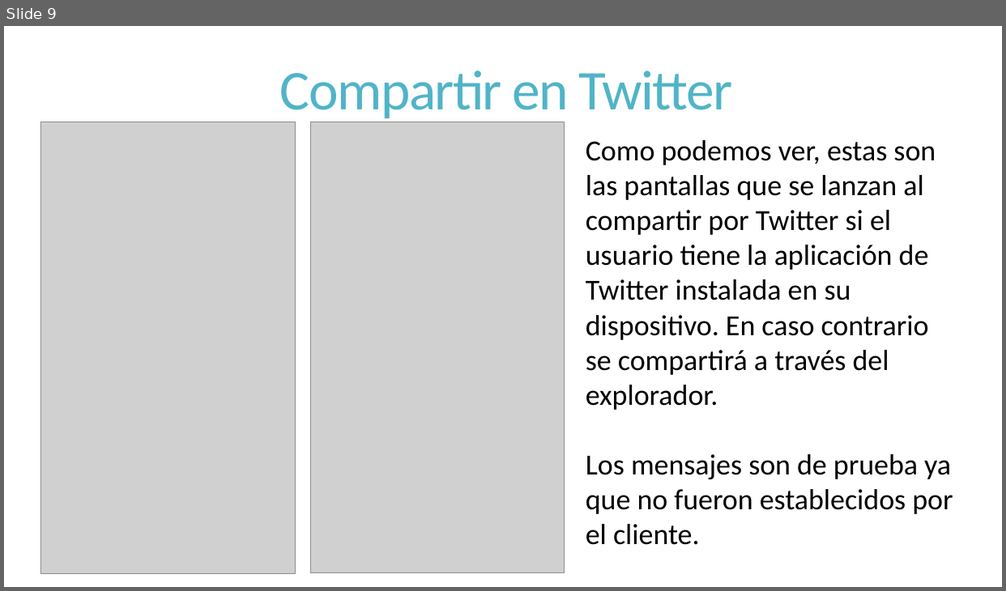
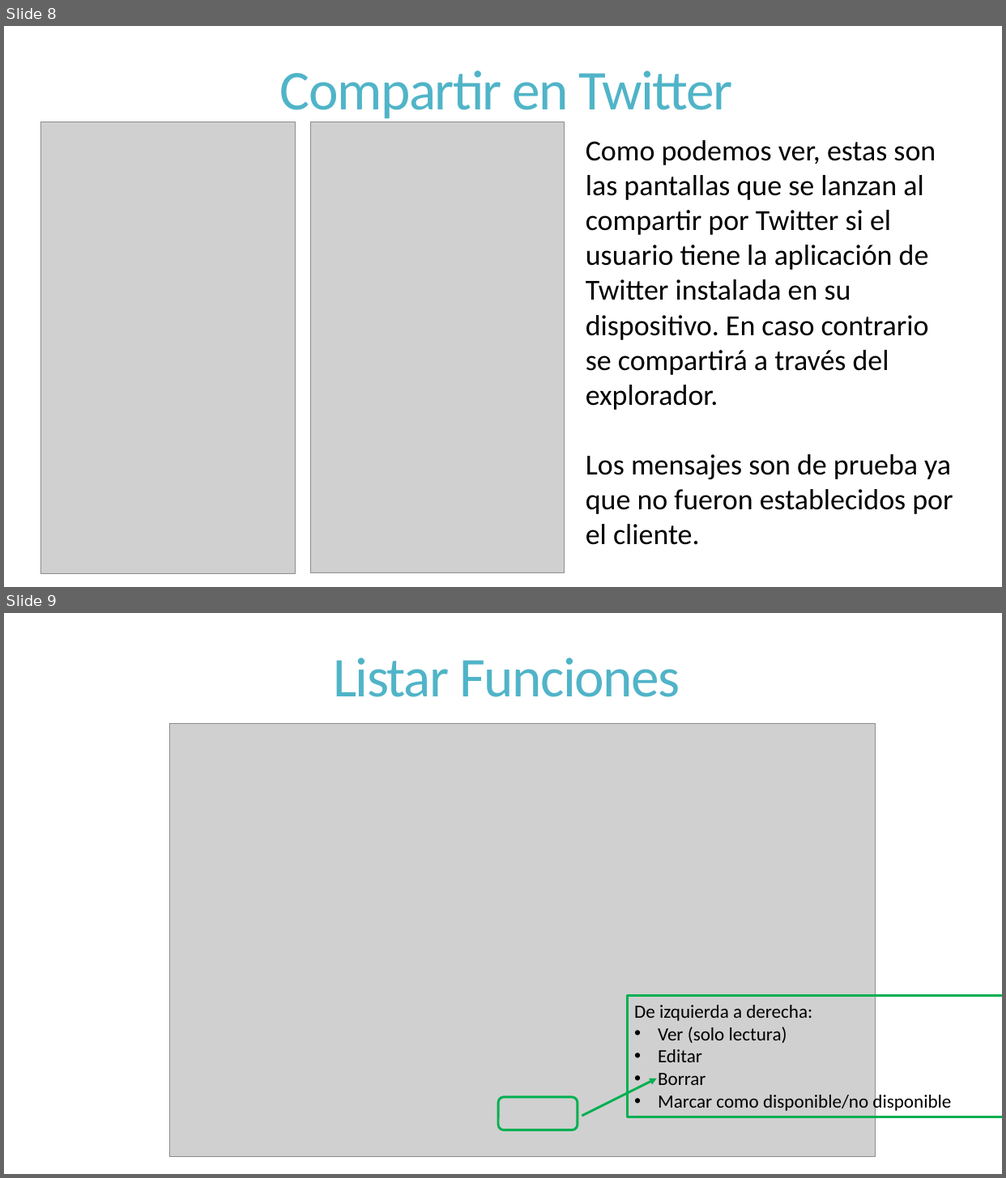
Before and after one commit to dschenkelman/a-malazan-wolvering, a slide deck: docs/Reuniones/Sprint 3/Informe de Avance/2013-10-14-InformedeAvance.pptx. Shown one above the other, each under a label of ours: slide 9 before the commit, slides 8 and 9 after it. The pictures are 1006x591 and 1006x1178 pixels, drawn with LibreOffice and Linux fonts; fonts in the diff are those of the drawing; grey boxes stand for pictures. Boxes give left, top, right and bottom in pixels: in the first picture for what was removed or moved away, otherwise in the second. Text is boxed around its words. In the diff, an @@ line names an element or a change of style, - is before the commit and + after.

```diff
--- a/docs/Reuniones/Sprint 3/Informe de Avance/2013-10-14-InformedeAvance.pptx
+++ b/docs/Reuniones/Sprint 3/Informe de Avance/2013-10-14-InformedeAvance.pptx
@@ slide 9 added at bbox=[4, 613, 1002, 1174], background #FFFFFF @@
@@ title added at bbox=[333, 658, 680, 697], 54 pt, text #50B4C8 @@
+Listar Funciones
@@ picture added at bbox=[169, 724, 875, 1157] @@
@@ rectangle added at bbox=[627, 996, 1002, 1118], outline #00B050 2.25 pt, 18 pt, text #000000 @@
+De izquierda a derecha:
+• Ver (solo lectura)
+• Editar
+• Borrar
+• Marcar como disponible/no disponible
@@ rounded rectangle added at bbox=[498, 1097, 577, 1131], outline #00B050 2.25 pt @@
@@ arrow added from (582, 1116) to (657, 1079), #00B050 2.25 pt @@
@@ what was slide 9 is now slide 8 @@
```
Also in this commit, not shown: 2 slides changed, 4 other slides added, 1 slide removed, 1 other file.
